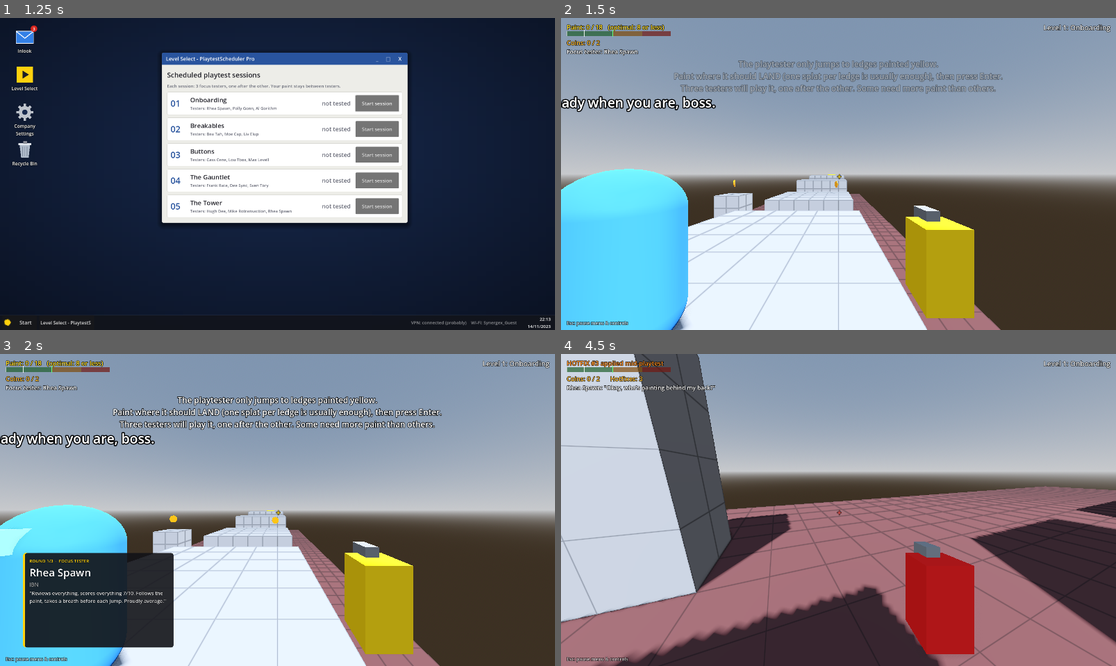
Above: before the commit, frames 1-4 (two rows, left to right).
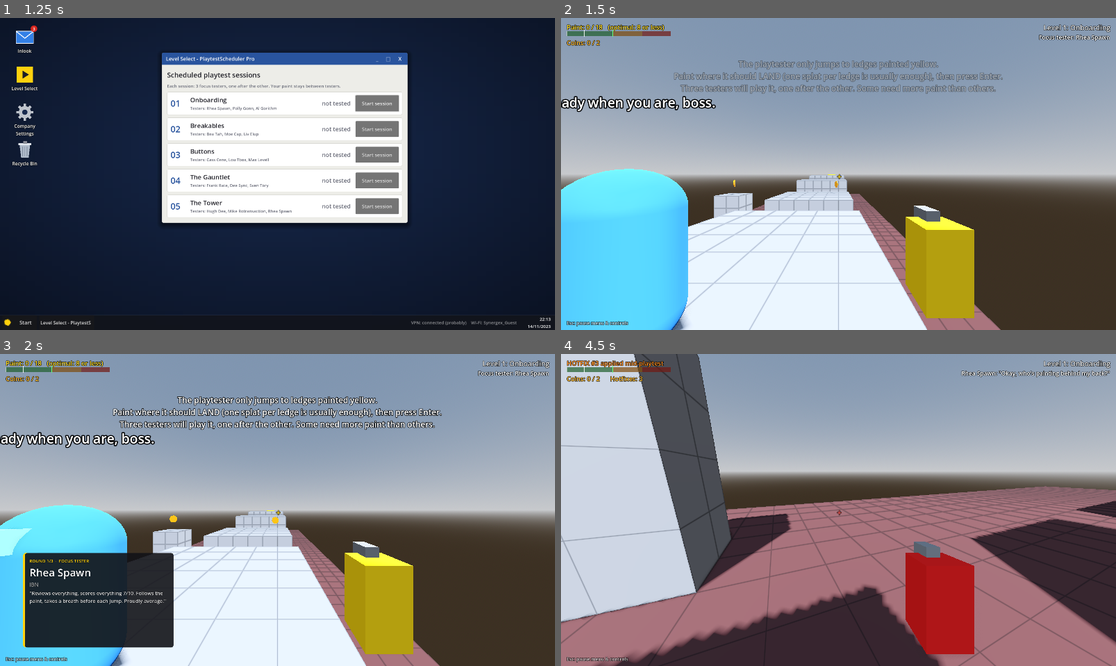
Above: after the commit, the same moments.

Repository: RSghr/yellow-paint
Game: Godot game, scene res://level_select.tscn
Two runs of this game, one before a commit and one after it. Both use one fixed random seed, a clock stepped at 60 frames per second and the inputs below.
Inputs (mouse positions are in pixels of both pictures, inside the frame that each line leads up to):
- Up to frame 1 (1.25 s): click "Accept & grab the paint" at 0.5 s
- Up to frame 2 (1.5 s): click "Start session" at 1.25 s
- Up to frame 3 (2 s): no input
- Up to frame 4 (4.5 s): tap Enter (start_test) at 2 s; move the mouse to (866, 510) at 2.02 s; hold Backspace (clear_paint) 2.03-2.78 s; hold W (move_forward) 2.03-3.53 s; click (866, 510) at 2.17 s; tap Space (jump) at 2.27, 3.02 s; move the mouse to (810, 510) at 2.77 s; tap Z (lock_mouse) at 2.85 s; move the mouse to (894, 441) at 3.52 s; hold D (move_right) 3.53-4.25 s; hold N (next_level) 3.53-4.25 s; drag from (810, 572) to (672, 463) at 4.27 s

Frame 1 is identical in both runs. In frame 2, 0.3% of the frame differs, in the area x 1-99%, y 5-13%; in frame 3, 0.3%; in frame 4, 0.7%.

Commit message:
HUD: focus tester line moved to the top right, under the level name
Co-Authored-By: Claude Opus 5.5 <noreply@anthropic.com>
Claude-Session: https://claude.ai/code/session_01W5jG8cMnz72ugdxaP4H6QQ

Diff:
--- a/game.tscn
+++ b/game.tscn
@@ -81,13 +81,19 @@
 text = "Coins: 0 / 0"
 
 [node name="StatusLabel" type="Label" parent="HUD"]
-offset_left = 20.0
-offset_top = 102.0
-offset_right = 900.0
-offset_bottom = 125.0
+anchors_preset = 1
+anchor_left = 1.0
+anchor_right = 1.0
+offset_left = -920.0
+offset_top = 52.0
+offset_right = -20.0
+offset_bottom = 75.0
+grow_horizontal = 0
 theme_override_colors/font_outline_color = Color(0, 0, 0, 0.8)
 theme_override_constants/outline_size = 6
 theme_override_font_sizes/font_size = 20
+horizontal_alignment = 2
+autowrap_mode = 3
 
 [node name="HelpLabel" type="Label" parent="HUD"]
 modulate = Color(1, 1, 1, 0.75)
Not shown, changed: CLAUDE.md
